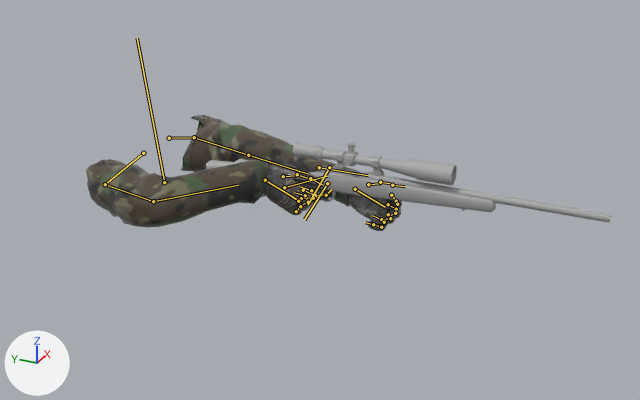
The FBX model Assets/Animation/FPS/Arms/Rifle_Arms.fbx: old version first, new version second.
Camera for both pictures: a 50 mm camera at (-2.081, -1.415, 0.989) aimed at (-0.06, -0.506, -0.021). Every picture has the same lights, and +X, +Y and +Z are marked at lower left. Both versions are drawn at frame 1 of the action 'Idle'; the numbers are the values there. The bones that bend it are drawn over the model as lines.

Names of what the first picture shows: 'Gloves', 'M40A3 Rifle', 'Tops'.
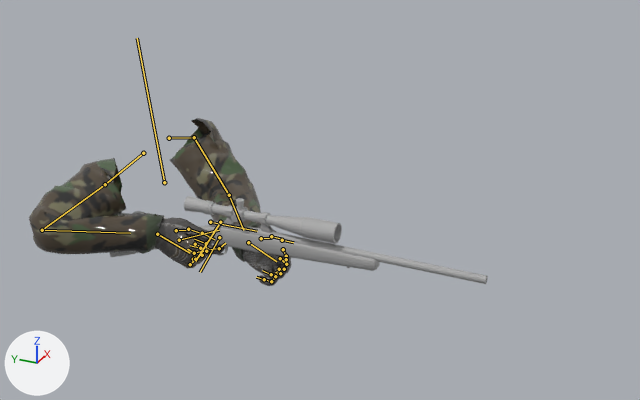
What changed in the scene script:
```text
Change bone_mixamorig_leftarm:
    where bone_mixamorig_leftarm = bpy.data.objects['Armature'].pose.bones['mixamorig:LeftArm']  # child of 'mixamorig:LeftShoulder'
    bone_mixamorig_leftarm.rotation_quaternion: (0.545, 0.45, -0.25, 0.662) -> (0.551, 0.731, -0.149, 0.374)  # degrees (19, -60, 90) -> degrees (99, -45, 16)
Change bone_mixamorig_leftforearm:
    where bone_mixamorig_leftforearm = bpy.data.objects['Armature'].pose.bones['mixamorig:LeftForeArm']  # child of 'mixamorig:LeftArm'
    bone_mixamorig_leftforearm.rotation_quaternion: (0.997, 0.051, 0.0, -0.059) -> (0.938, 0.306, -0.027, 0.159)  # degrees (6, 0, -7) -> degrees (35, -9, 17)
Change bone_mixamorig_rightarm:
    where bone_mixamorig_rightarm = bpy.data.objects['Armature'].pose.bones['mixamorig:RightArm']  # child of 'mixamorig:RightShoulder'
    bone_mixamorig_rightarm.rotation_quaternion: (0.519, 0.823, -0.199, 0.122) -> (0.941, 0.279, -0.165, -0.1)  # degrees (118, -24, -13) -> degrees (35, -15, -17)
Change bone_mixamorig_rightforearm:
    where bone_mixamorig_rightforearm = bpy.data.objects['Armature'].pose.bones['mixamorig:RightForeArm']  # child of 'mixamorig:RightArm'
    bone_mixamorig_rightforearm.rotation_quaternion: (0.838, 0.511, -0.01, 0.193) -> (0.345, 0.821, -0.032, 0.453)  # degrees (61, -12, 19) -> degrees (123, -50, 24)
Change bone_mixamorig_righthand:
    where bone_mixamorig_righthand = bpy.data.objects['Armature'].pose.bones['mixamorig:RightHand']  # child of 'mixamorig:Spine2'
    bone_mixamorig_righthand.location: (40.2, -68.9, 5.3) -> (13.4, -50.8, 14.9)
Change bone_mixamorig_lefthand:
    where bone_mixamorig_lefthand = bpy.data.objects['Armature'].pose.bones['mixamorig:LeftHand']  # child of 'mixamorig:Spine2'
    bone_mixamorig_lefthand.location: (-58.1, -71.9, 10.6) -> (-30.8, -87.4, 22.9)
Change bone_stock:
    where bone_stock = bpy.data.objects['Armature.001'].pose.bones['Stock']
    bone_stock.location: (0.0, -0.284, -0.1263) -> (-0.175, -0.5712, -0.1003)
```

Boxes (x1, y1, x2, y2) around the edits, measured in the pictures (640 x 400 px):
'Tops', posed (14% narrower, 27% taller)
    before: (86, 115, 357, 228)
    after: (29, 118, 261, 262)
'M40A3 Rifle', posed (7% narrower, 9% taller)
    before: (206, 142, 611, 223)
    after: (110, 196, 488, 284)
'Gloves', posed
    before: (263, 163, 402, 231)
    after: (155, 217, 291, 286)
bone 'mixamorig:LeftArm', root to tip
    before: (194, 137) to (248, 155)
    after: (194, 137) to (229, 195)
bone 'mixamorig:LeftForeArm', root to tip
    before: (248, 155) to (308, 174)
    after: (229, 195) to (243, 230)
bone 'mixamorig:RightArm', root to tip
    before: (105, 184) to (153, 201)
    after: (105, 184) to (42, 230)
bone 'mixamorig:RightForeArm', root to tip
    before: (153, 201) to (238, 185)
    after: (42, 230) to (130, 233)
bone 'mixamorig:RightHand', root to tip
    before: (265, 180) to (297, 199)
    after: (157, 234) to (190, 253)
bone 'mixamorig:LeftHand', root to tip
    before: (355, 189) to (385, 207)
    after: (248, 242) to (276, 261)
bone 'Stock', root to tip
    before: (284, 187) to (327, 176)
    after: (179, 240) to (219, 230)
